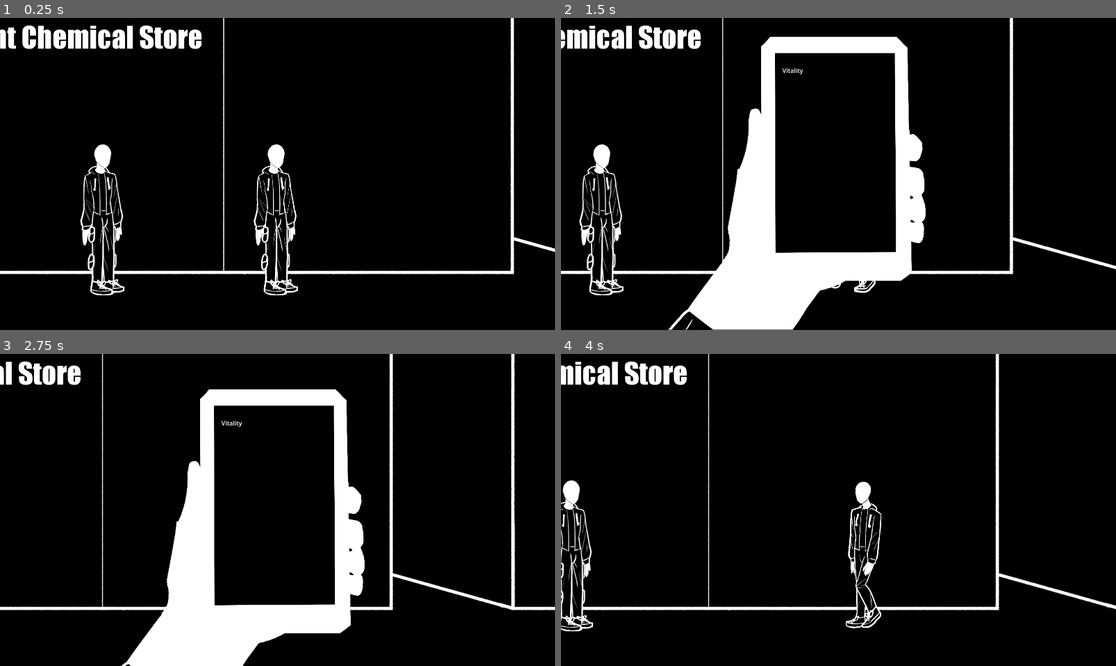
Above: before the commit, frames 1-4 (two rows, left to right).
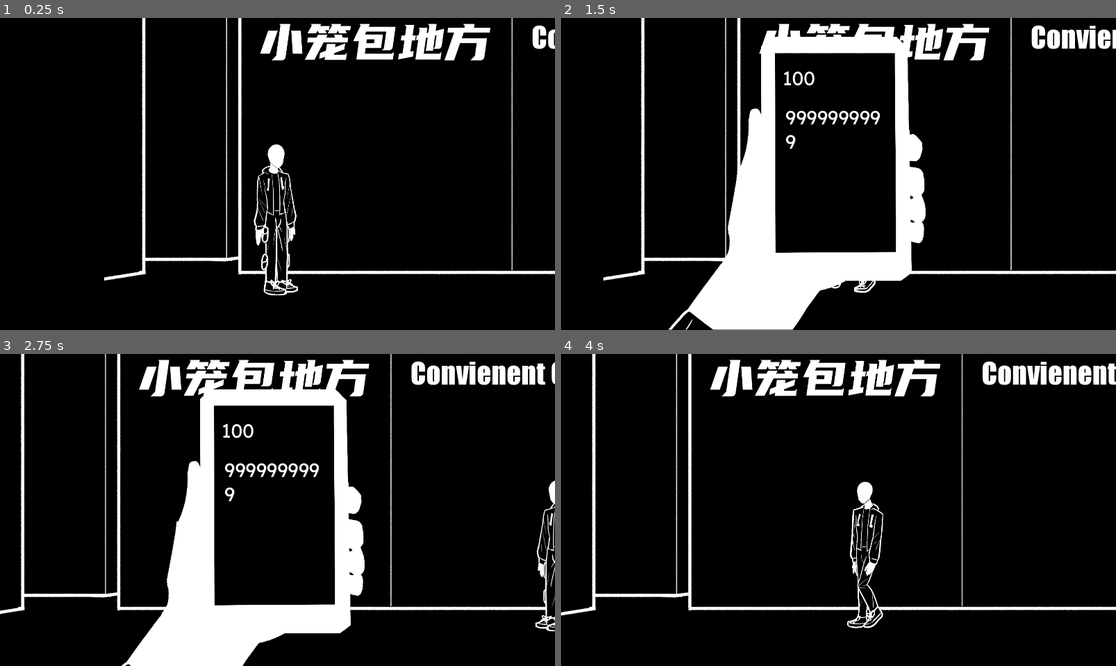
Above: after the commit, the same moments.

Repository: Cobble-Stun/Health-is-Currency
Game: Godot game, scene res://Scenes/Street.tscn
Same seed, same stepped clock (60 frames per second), same inputs: the game is played once before the commit and once after it.
Inputs (mouse positions are in pixels of both pictures, inside the frame that each line leads up to):
- Up to frame 1 (0.25 s): no input
- Up to frame 2 (1.5 s): tap Enter at 0.5 s; move the mouse to (960, 158) at 0.52 s; hold Right (Right) 0.53-1.28 s; tap Tab (Phone) at 0.6 s; move the mouse to (727, 189) at 1.27 s; hold Left (Left) from 1.28 s (still down); click (727, 189) at 1.35 s
- Up to frame 3 (2.75 s): tap Tab (Phone) at 1.55, 2.1 s; move the mouse to (333, 441) at 2.02 s; release Left (Left) at 2.03 s; hold Right (Right) from 2.03 s (still down)
- Up to frame 4 (4 s): move the mouse to (810, 572) at 2.77 s; tap Tab (Phone) at 2.85, 3.8 s; move the mouse to (1005, 556) at 3.52 s; release Right (Right) at 3.53 s; hold Left (Left) from 3.53 s (still down); click (1005, 556) at 3.6 s

The runs differ from the first frame. In frame 1, 9.1% of the frame differs, in the area x 0-100%, y 0-89%; in frame 2, 8.4%; in frame 3, 9.4%; in frame 4, 11%.

Commit message:
bad

Diff:
--- /dev/null
+++ b/Prefabs/go_to_new_scene.tscn
@@ -0,0 +1,15 @@
+[gd_scene load_steps=3 format=3 uid="uid://bexstbkif6mdh"]
+
+[ext_resource type="Script" path="res://Scripts/Load Scene.gd" id="1_iytvr"]
+
+[sub_resource type="RectangleShape2D" id="RectangleShape2D_jd021"]
+size = Vector2(93, 518)
+
+[node name="go to new scene" type="Area2D"]
+script = ExtResource("1_iytvr")
+
+[node name="CollisionShape2D" type="CollisionShape2D" parent="."]
+position = Vector2(0.5, -2)
+shape = SubResource("RectangleShape2D_jd021")
+
+[connection signal="body_entered" from="." to="." method="_on_body_entered"]
--- /dev/null
+++ b/Prefabs/store.tscn
@@ -0,0 +1,10 @@
+[gd_scene load_steps=2 format=3 uid="uid://i8i75f1701em"]
+
+[sub_resource type="RectangleShape2D" id="RectangleShape2D_jd021"]
+size = Vector2(189, 487)
+
+[node name="store" type="Area2D"]
+
+[node name="CollisionShape2D" type="CollisionShape2D" parent="."]
+position = Vector2(-0.5, 6.5)
+shape = SubResource("RectangleShape2D_jd021")
--- a/Scenes/Apartment.tscn
+++ b/Scenes/Apartment.tscn
@@ -1,10 +1,12 @@
-[gd_scene load_steps=4 format=3 uid="uid://c6wf2lffkiu17"]
+[gd_scene load_steps=6 format=3 uid="uid://bn13k6edm3svy"]
 
 [ext_resource type="Texture2D" uid="uid://43ddwdisde7j" path="res://Sprites/Backgrounds/Game Jam Bedroom.png" id="1_1mww1"]
+[ext_resource type="PackedScene" uid="uid://bexstbkif6mdh" path="res://Prefabs/go_to_new_scene.tscn" id="4_xxi7q"]
+[ext_resource type="PackedScene" uid="uid://bgcpq0kxhoy0e" path="res://Scenes/Street.tscn" id="5_c73to"]
 [ext_resource type="PackedScene" uid="uid://fuaplykj6mmt" path="res://Prefabs/player.tscn" id="5_hjnt5"]
 [ext_resource type="AudioStream" uid="uid://vtyoeouaskg2" path="res://Music/Calm before the Storm.ogg" id="6_uywhw"]
 
-[node name="Apartment" type="Node2D"]
+[node name="Apartment Intro" type="Node2D"]
 
 [node name="StaticBody2D" type="StaticBody2D" parent="."]
 position = Vector2(0, 100)
@@ -24,3 +26,7 @@
 
 [node name="AudioStreamPlayer" type="AudioStreamPlayer" parent="."]
 stream = ExtResource("6_uywhw")
+
+[node name="go to new scene" parent="." instance=ExtResource("4_xxi7q")]
+position = Vector2(-666, -36)
+scenePath = ExtResource("5_c73to")
--- a/Scenes/Street.tscn
+++ b/Scenes/Street.tscn
@@ -6,9 +6,29 @@
 [ext_resource type="Script" path="res://Scripts/Phone.gd" id="5_eocq7"]
 [ext_resource type="PackedScene" uid="uid://0jnmi4ke1jw" path="res://Prefabs/enemy.tscn" id="5_s6yda"]
 [ext_resource type="Texture2D" uid="uid://clot6sosggjmb" path="res://Sprites/Game Jam Phone Overlay.png" id="6_gifji"]
+[ext_resource type="Theme" uid="uid://defr2d40hwy3d" path="res://Application/UI.tres" id="7_lathb"]
+[ext_resource type="PackedScene" uid="uid://i8i75f1701em" path="res://Prefabs/store.tscn" id="8_gopav"]
+[ext_resource type="PackedScene" uid="uid://bexstbkif6mdh" path="res://Prefabs/go_to_new_scene.tscn" id="9_mxhy2"]
+[ext_resource type="PackedScene" uid="uid://bn13k6edm3svy" path="res://Scenes/Apartment.tscn" id="10_aeqec"]
 
 [sub_resource type="RectangleShape2D" id="RectangleShape2D_1i1cv"]
 size = Vector2(164, 774)
+
+[sub_resource type="Animation" id="Animation_s0yxl"]
+resource_name = "Bring Down"
+length = 0.7
+tracks/0/type = "value"
+tracks/0/imported = false
+tracks/0/enabled = true
+tracks/0/path = NodePath(".:position")
+tracks/0/interp = 2
+tracks/0/loop_wrap = true
+tracks/0/keys = {
+"times": PackedFloat32Array(0, 0.7),
+"transitions": PackedFloat32Array(1, 1),
+"update": 0,
+"values": [Vector2(964, 540), Vector2(964, 1700)]
+}
 
 [sub_resource type="Animation" id="Animation_c6fbn"]
 resource_name = "Bring Up"
@@ -24,22 +44,6 @@
 "transitions": PackedFloat32Array(1, 1),
 "update": 0,
 "values": [Vector2(964, 2000), Vector2(964, 540)]
-}
-
-[sub_resource type="Animation" id="Animation_s0yxl"]
-resource_name = "Bring Down"
-length = 0.7
-tracks/0/type = "value"
-tracks/0/imported = false
-tracks/0/enabled = true
-tracks/0/path = NodePath(".:position")
-tracks/0/interp = 2
-tracks/0/loop_wrap = true
-tracks/0/keys = {
-"times": PackedFloat32Array(0, 0.7),
-"transitions": PackedFloat32Array(1, 1),
-"update": 0,
-"values": [Vector2(964, 540), Vector2(964, 1700)]
 }
 
 [sub_resource type="AnimationLibrary" id="AnimationLibrary_eyqp3"]
@@ -62,6 +66,7 @@
 position = Vector2(-600, 0)
 
 [node name="Player" parent="." instance=ExtResource("2_hmyee")]
+position = Vector2(-2250, 0)
 
 [node name="Test" type="StaticBody2D" parent="."]
 position = Vector2(700, 0)
@@ -84,14 +89,24 @@
 }
 
 [node name="Health" type="RichTextLabel" parent="CanvasLayer/PhoneOverlay"]
-offset_left = -724.812
-offset_top = -1503.76
-offset_right = -684.812
-offset_bottom = -1463.76
-
-[node name="Debt" type="RichTextLabel" parent="CanvasLayer/PhoneOverlay"]
 offset_left = -149.0
 offset_top = -281.0
 offset_right = 120.0
-offset_bottom = -225.0
-text = "Vitality"
+offset_bottom = -200.0
+theme = ExtResource("7_lathb")
+text = "Vitality:"
+
+[node name="Debt" type="RichTextLabel" parent="CanvasLayer/PhoneOverlay"]
+offset_left = -141.0
+offset_top = -179.0
+offset_right = 123.0
+offset_bottom = 196.0
+theme = ExtResource("7_lathb")
+text = "Debt: 999999999999999999999999999999999999999999999"
+
+[node name="store" parent="." instance=ExtResource("8_gopav")]
+position = Vector2(-2071, -17)
+
+[node name="go to new scene" parent="." instance=ExtResource("9_mxhy2")]
+position = Vector2(-2795, -42)
+scenePath = ExtResource("10_aeqec")
--- /dev/null
+++ b/Scripts/Globals.gd
@@ -0,0 +1,4 @@
+extends Node
+
+var health = 100
+var debt = 9999999999
--- /dev/null
+++ b/Scripts/Load Scene.gd
@@ -0,0 +1,8 @@
+extends Area2D
+
+@export var scenePath: PackedScene
+
+func _on_body_entered(body):
+	if body.name == "Player":
+		get_tree().unload_current_scene()
+		get_tree().change_scene_to_packed(scenePath)
--- a/Scripts/Phone.gd
+++ b/Scripts/Phone.gd
@@ -11,16 +11,20 @@
 	healthText.visible = false
 	debtText.visible = false
 
-func _process(delta):
+func _process(_delta):
 	if Input.is_action_just_pressed("Phone") and !phoneUp:
 		phoneUp = true
 		phoneOverlay.visible = true
 		healthText.visible = true
 		debtText.visible = true
+		healthText.text = str(globals.health)
+		debtText.text = str(globals.debt)
 		animPlayer.play("Bring Up")
 	elif Input.is_action_just_pressed("Phone") and phoneUp:
 		phoneUp = false
 		phoneOverlay.visible = true
 		healthText.visible = true
 		debtText.visible = true
+		healthText.text = str(globals.health)
+		debtText.text = str(globals.debt)
 		animPlayer.play("Bring Down")
--- a/project.godot
+++ b/project.godot
@@ -17,12 +17,20 @@
 boot_splash/use_filter=false
 config/icon="res://Application/icon.svg"
 
+[autoload]
+
+globals="*res://Scripts/Globals.gd"
+
 [display]
 
 window/size/viewport_width=1920
 window/size/viewport_height=1080
 window/size/mode=3
 window/vsync/vsync_mode=0
+
+[filesystem]
+
+import/blender/enabled=false
 
 [input]
 
Not shown: 1 places in Scenes/Street.tscn that only renumber resources
